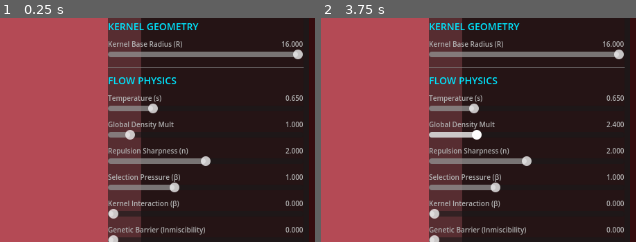
Above: before the commit, frames 1-2 (left to right).
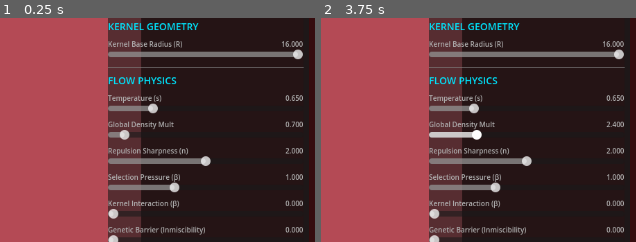
Above: after the commit, the same moments.

Repository: pvtrcorps/L_0001
Game: Godot game, scene res://simulation/Main.tscn
The game is run twice, just before and just after one commit, with the same random seed, the same clock (stepped at 60 frames per second) and the same inputs.
Inputs (mouse positions are % of the whole screen's width and height, from its top left):
- Up to frame 1 (0.25 s): no input
- Up to frame 2 (3.75 s): tap Enter at 0.5, 2, 3.5 s; move the mouse to (65, 45) at 0.52 s; click (65, 45) at 0.67 s; tap Space at 1.25, 2.75 s; drag from (11, 55) to (30, 70) at 1.27 s; move the mouse to (49, 28) at 2.02 s; click (49, 28) at 2.17 s; drag from (30, 70) to (outside the picture) at 2.77 s; move the mouse to (75, 65) at 3.52 s; click (75, 65) at 3.67 s
The pictures show only the part of the screen within x 50-100%, y 39-89%; the shares and areas given below are measured in that part.

The runs differ from the first frame. In frame 1, 0.2% of the frame differs, in the area x 38-94%, y 45-55%; in frame 2, nothing differs.
Error in both runs: Cannot call method 'compute_list_begin' on a null value. (res://simulation/LeniaSimulation.gd:430)

Commit message:
Kernels Repulsivos: Ahora el gen de "Repulsión" (Gene 10) permite que el centro del kernel sea negativo. Esto hace que las criaturas tiendan a formar anillos o estructuras huecas (como células) en lugar de masas sólidas. Repulsión por Densidad de Vecindario: He actualizado las físicas para que las criaturas sientan la "presión" de la masa total a su alrededor. Si hay demasiada masa cerca, se activará una fuerza que las empuja hacia espacios vacíos.

Diff:
--- a/simulation/LeniaSimulation.gd
+++ b/simulation/LeniaSimulation.gd
@@ -24,7 +24,7 @@
 
 	# Advanced Physics (Flow Lenia style)
 	"temperature": 0.65,   # Advection diffusion (s). Paper default: 0.65
-	"theta_A": 1.0,        # Global Density Multiplier. Canonical ~1.0
+	"theta_A": 0.7,        # Global Density Multiplier. (Lowered to trigger repulsion earlier)
 	"alpha_n": 2.0,        # Repulsion Sharpness. Canonical 2.0
 
 	# Signal Layer
@@ -61,8 +61,8 @@
 	"g_inertia_min": 0.0, "g_inertia_max": 1.0, # 8. Inertial Mass
 
 	# BLOCK C: Social & Motor (Mind)
-	"g_affinity_min": 0.0, "g_affinity_max": 1.0, # 9. Cohesion
-	"g_repulsion_min": 0.0, "g_repulsion_max": 1.0, # 10. Spacing
+	"g_affinity_min": 0.2, "g_affinity_max": 1.0, # 9. Cohesion (Defaulting slightly higher)
+	"g_repulsion_min": 0.3, "g_repulsion_max": 0.8, # 10. Spacing (Incentivize structure)
 	"g_density_tol_min": 0.0, "g_density_tol_max": 1.0, # 11. Overcrowding Tol
 	"g_mobility_min": 0.0, "g_mobility_max": 1.0, # 12. Speed Base
 
Not shown, changed: simulation/shaders/compute_convolution.glsl
Not shown, changed: simulation/shaders/compute_flow_conservative.glsl
